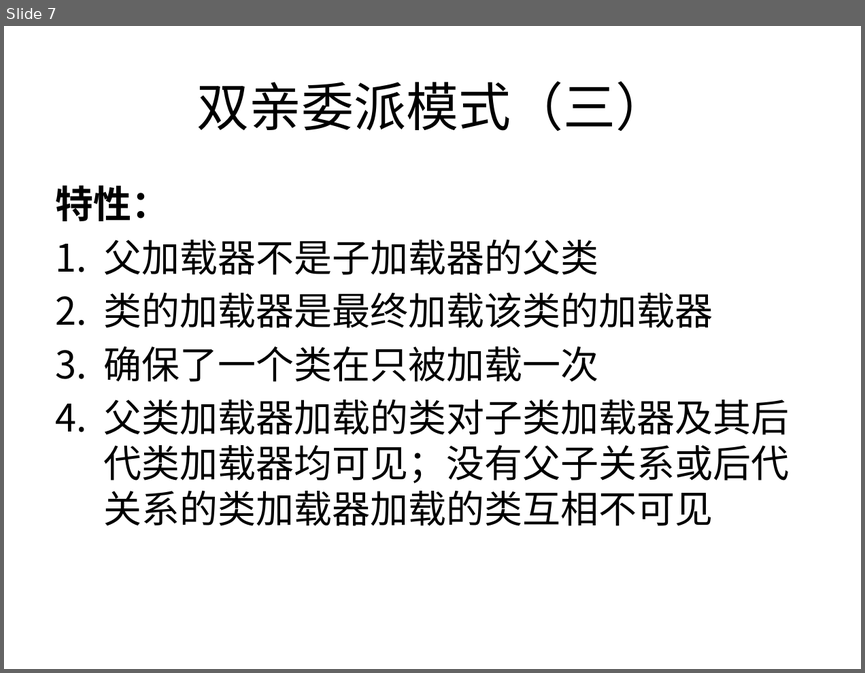
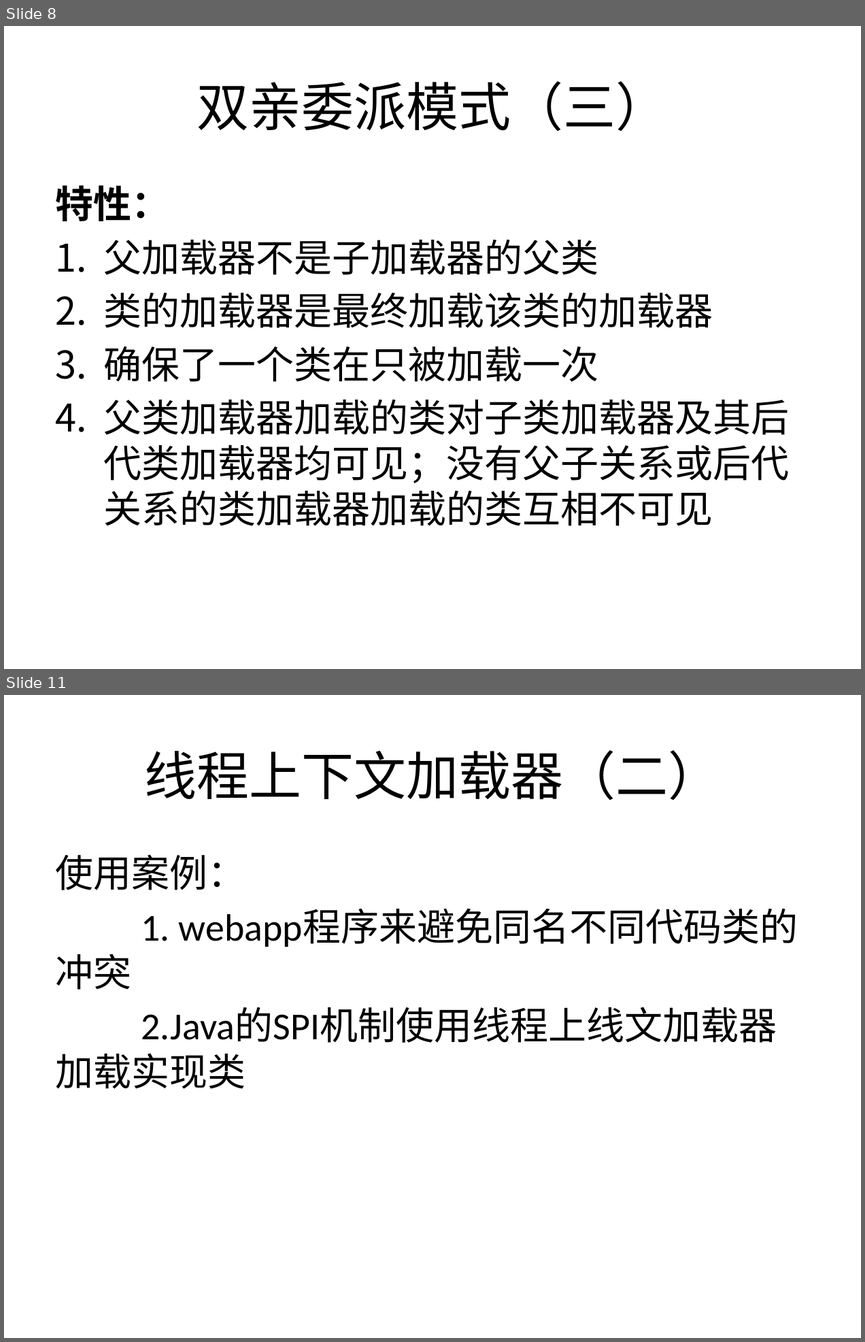
Before and after one commit to liuendy/practice, a slide deck: classLoader/类加载总结.pptx. Shown one above the other, each under a label of ours: slide 7 before the commit, slides 8 and 11 after it; the slides between them are not shown. The pictures are 865x673 and 865x1342 pixels, drawn with LibreOffice and Linux fonts; fonts in the diff are those of the drawing. Boxes give left, top, right and bottom in pixels: in the first picture for what was removed or moved away, otherwise in the second. Text is boxed around its words. In the diff, an @@ line names an element or a change of style, - is before the commit and + after.

```diff
--- a/classLoader/类加载总结.pptx
+++ b/classLoader/类加载总结.pptx
@@ slide 11 added at (4, 695, 861, 1338), background #FFFFFF @@
@@ title added at (144, 750, 720, 800), 44 pt, text #000000 @@
+线程上下文加载器（二）
@@ text added at (56, 854, 777, 1042), 32 pt, text #000000 @@
+使用案例：
+1. webapp程序来避免同名不同代码类的冲突
+2.Java的SPI机制使用线程上线文加载器加载实现类
@@ what was slide 7 is now slide 8 @@
```
Also in this commit, not shown: 4 slides changed, 2 other slides added, 2 slides removed, 1 other file.
